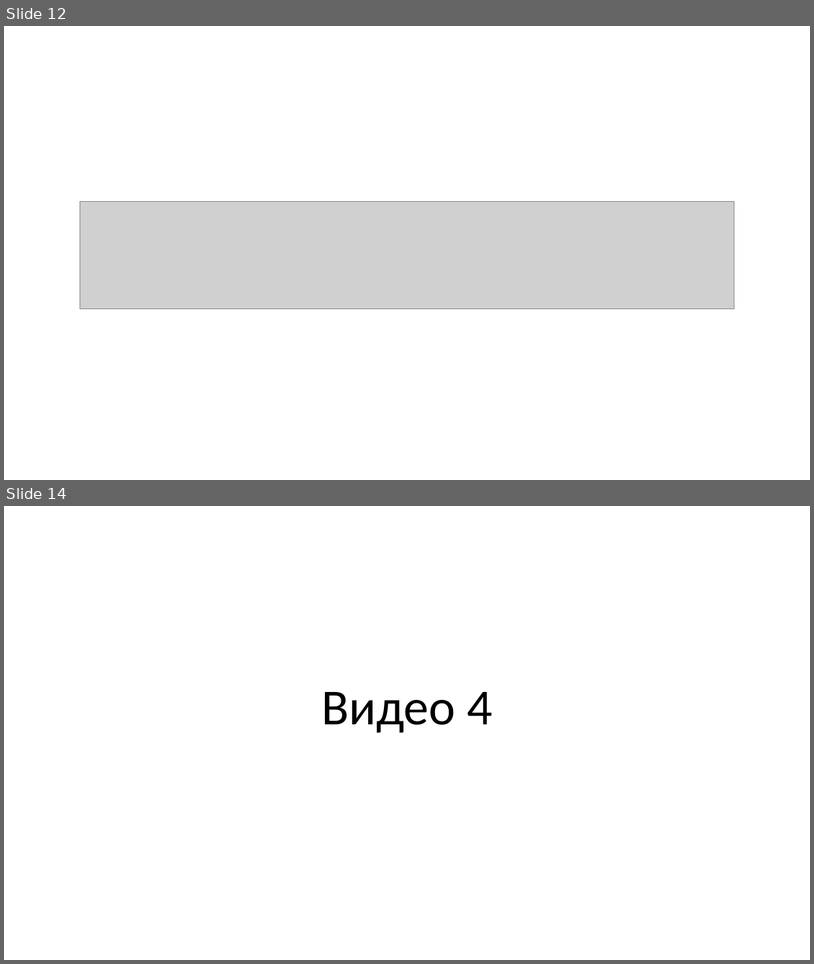
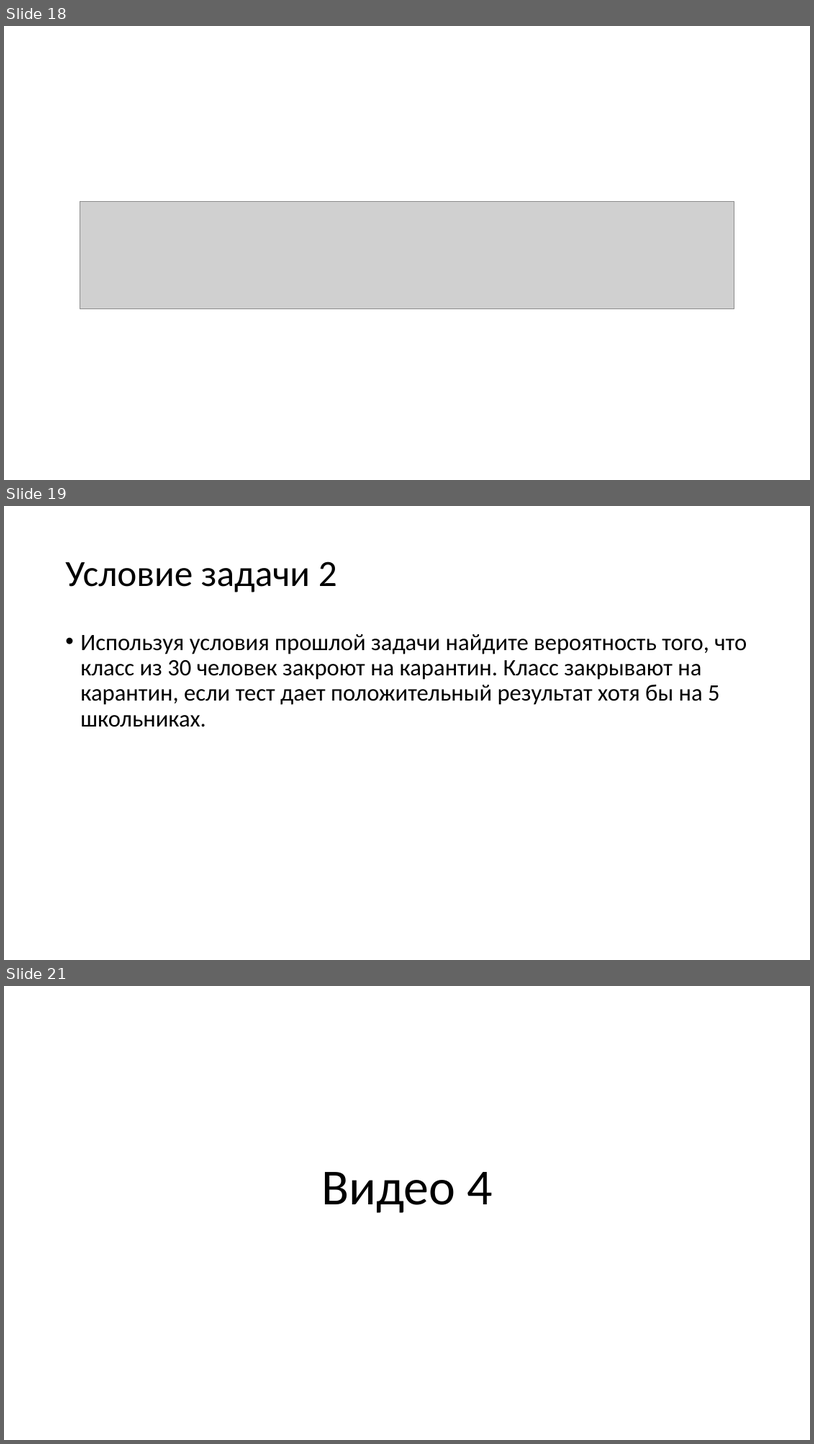
Before and after one commit to svkov/brunoyam-ds-online-course, a slide deck: module_08/module8.pptx. Shown one above the other, each under a label of ours: slides 12 and 14 before the commit, slides 18, 19 and 21 after it; the slides between them are not shown. The pictures are 814x964 and 814x1444 pixels, drawn with LibreOffice and Linux fonts; fonts in the diff are those of the drawing; grey boxes stand for pictures. Boxes give left, top, right and bottom in pixels: in the first picture for what was removed or moved away, otherwise in the second. Text is boxed around its words. In the diff, an @@ line names an element or a change of style, - is before the commit and + after.

```diff
--- a/module_08/module8.pptx
+++ b/module_08/module8.pptx
@@ slide 19 added at (x1=4, y1=506, x2=810, y2=960), background #FFFFFF @@
@@ title added at (x1=65, y1=561, x2=337, y2=592), 44 pt, text #000000 @@
+Условие задачи 2
@@ text added at (x1=80, y1=634, x2=747, y2=727), 28 pt, text #000000 @@
+• Используя условия прошлой задачи найдите вероятность того, что класс из 30 человек закроют на карантин. Класс закрывают на карантин, если тест дает положительный результат хотя бы на 5 школьниках.
@@ what was slide 12 is now slide 18 @@
@@ what was slide 14 is now slide 21 @@
```
Also in this commit, not shown: 1 slide changed, 8 other slides added, 2 slides removed.
